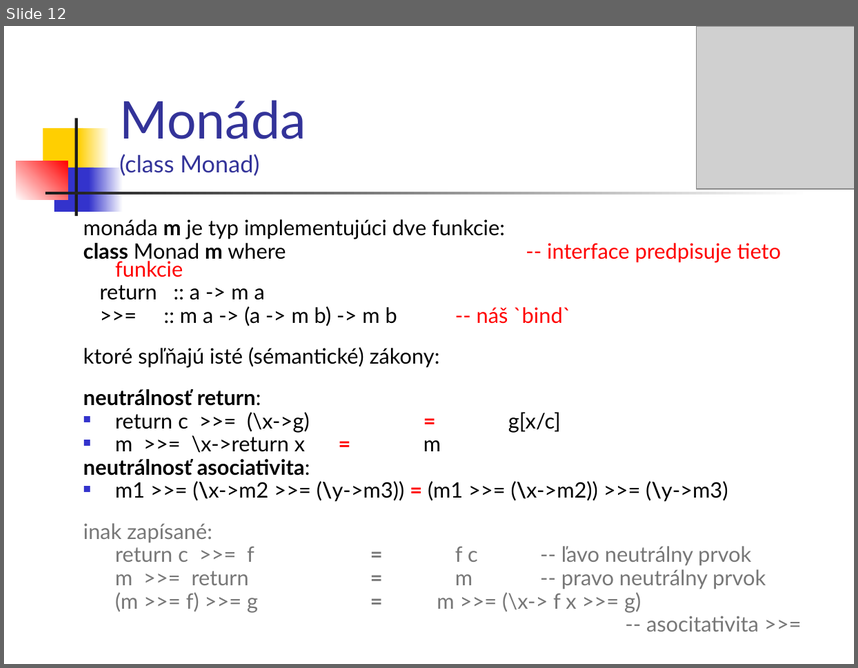
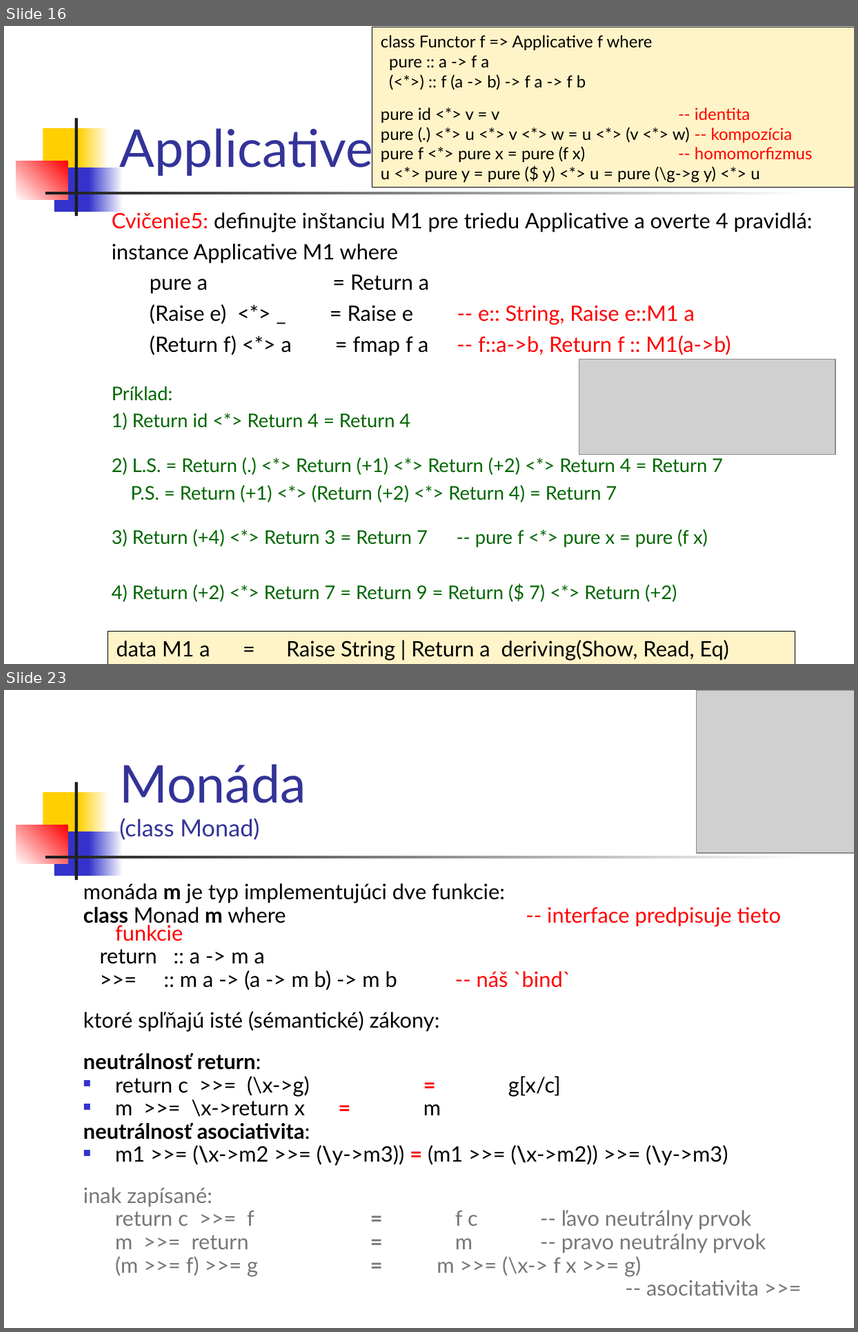
Before and after one commit to Funkcionalne/Prednasky, a slide deck: 11/11_fpro.ppt. Shown one above the other, each under a label of ours: slide 12 before the commit, slides 16 and 23 after it; the slides between them are not shown. The pictures are 858x668 and 858x1332 pixels, drawn with LibreOffice and Linux fonts; fonts in the diff are those of the drawing; grey boxes stand for pictures. Boxes give left, top, right and bottom in pixels: in the first picture for what was removed or moved away, otherwise in the second. Text is boxed around its words. In the diff, an @@ line names an element or a change of style, - is before the commit and + after.

```diff
--- a/11/11_fpro.ppt
+++ b/11/11_fpro.ppt
@@ slide 16 added at (4, 26, 854, 664), background #FFFFFF; not listed: 7 template elements that a slide beside it also shows @@
@@ rectangle added at (372, 27, 854, 187), fill #FFF4C8, outline #000000 0.74 pt, 14 pt, text #000000 @@
+class Functor f => Applicative f where
+pure :: a -> f a
+(<*>) :: f (a -> b) -> f a -> f b
+pure id <*> v = v -- identita
+pure (.) <*> u <*> v <*> w = u <*> (v <*> w) -- kompozícia
+pure f <*> pure x = pure (f x) -- homomorfizmus
+u <*> pure y = pure ($ y) <*> u = pure (\g->g y) <*> u
@@ title added at (119, 122, 373, 176), 44 pt, text #333399 @@
+Applicative
@@ text added at (112, 210, 813, 601), 16 pt, text #006600 @@
+Cvičenie5: definujte inštanciu M1 pre triedu Applicative a overte 4 pravidlá:
+instance Applicative M1 where
+pure a = Return a
+(Raise e) <*> _ = Raise e -- e:: String, Raise e::M1 a
+(Return f) <*> a = fmap f a -- f::a->b, Return f :: M1(a->b)
+Príklad:
+1) Return id <*> Return 4 = Return 4
+2) L.S. = Return (.) <*> Return (+1) <*> Return (+2) <*> Return 4 = Return 7
+P.S. = Return (+1) <*> (Return (+2) <*> Return 4) = Return 7
+3) Return (+4) <*> Return 3 = Return 7 -- pure f <*> pure x = pure (f x)
+4) Return (+2) <*> Return 7 = Return 9 = Return ($ 7) <*> Return (+2)
@@ picture added at (579, 359, 836, 454) @@
@@ rectangle added at (107, 631, 795, 664), fill #FFF4C8, outline #000000 0.74 pt, 18 pt, text #000000 @@
+data M1 a = Raise String | Return a deriving(Show, Read, Eq)
@@ what was slide 12 is now slide 23 @@
```
Also in this commit, not shown: 10 slides changed, 15 other slides added, 6 other files.
